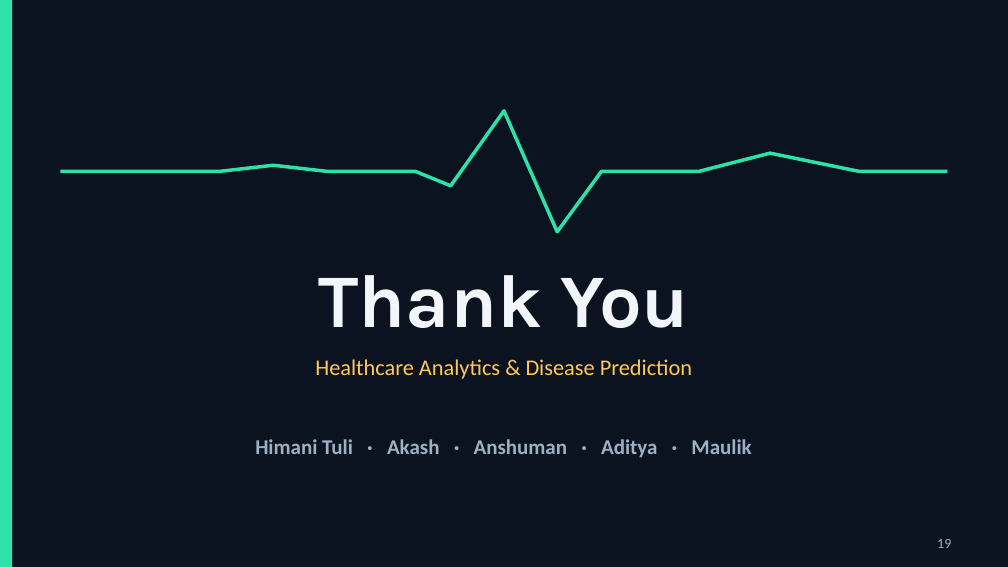
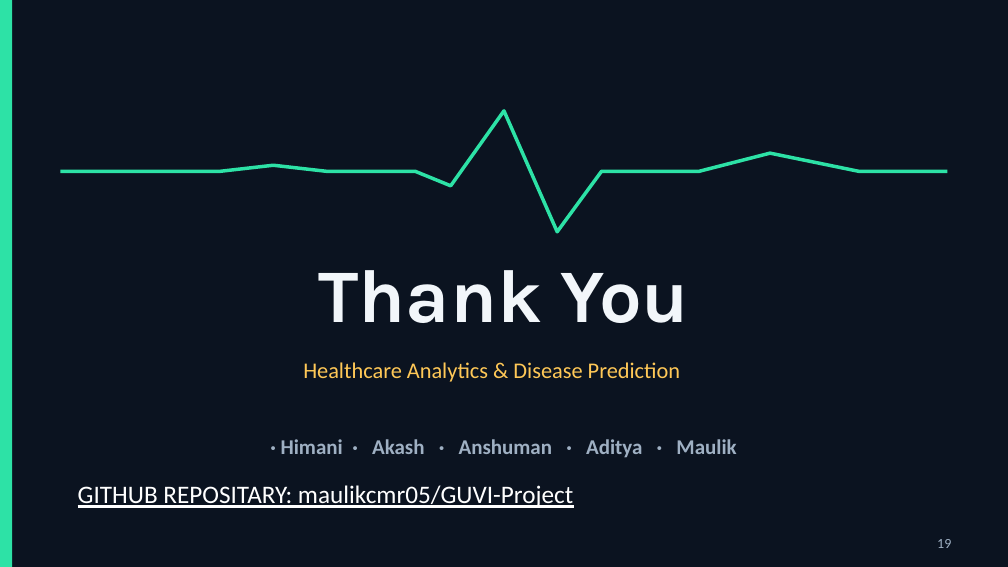
Before and after one commit to maulikcmr05/GUVI-Project, a slide deck: slide 19 of Healthcare_Analytics_Redesign.pptx. Drawn at 1008x567 pixels with LibreOffice and Linux fonts; fonts in the diff are those of the drawing. Boxes give left, top, right and bottom in pixels: in the first picture for what was removed or moved away, otherwise in the second. Text is boxed around its words. In the diff, an @@ line names an element or a change of style, - is before the commit and + after.

```diff
--- a/Healthcare_Analytics_Redesign.pptx
+++ b/Healthcare_Analytics_Redesign.pptx
@@ text "Thank You": place and size @@
-text "Thank You" at [319, 275, 689, 328]
+text "Thank You" at [319, 270, 689, 323]
@@ text "Healthcare Analytics & Disease Prediction": place and size @@
-text "Healthcare Analytics & Disease Prediction" at [315, 359, 692, 379]
+text "Healthcare Analytics & Disease Prediction" at [303, 362, 680, 382]
@@ text at [281, 439, 736, 458]: text changed @@
-Himani Tuli · Akash · Anshuman · Aditya · Maulik
+· Himani · Akash · Anshuman · Aditya · Maulik
@@ text added at [78, 485, 573, 508], 18 pt, text #FFFFFF, underline @@
+GITHUB REPOSITARY: maulikcmr05/GUVI-Project
```
Also in this commit, not shown: 3 other slides changed, 5 other files.
